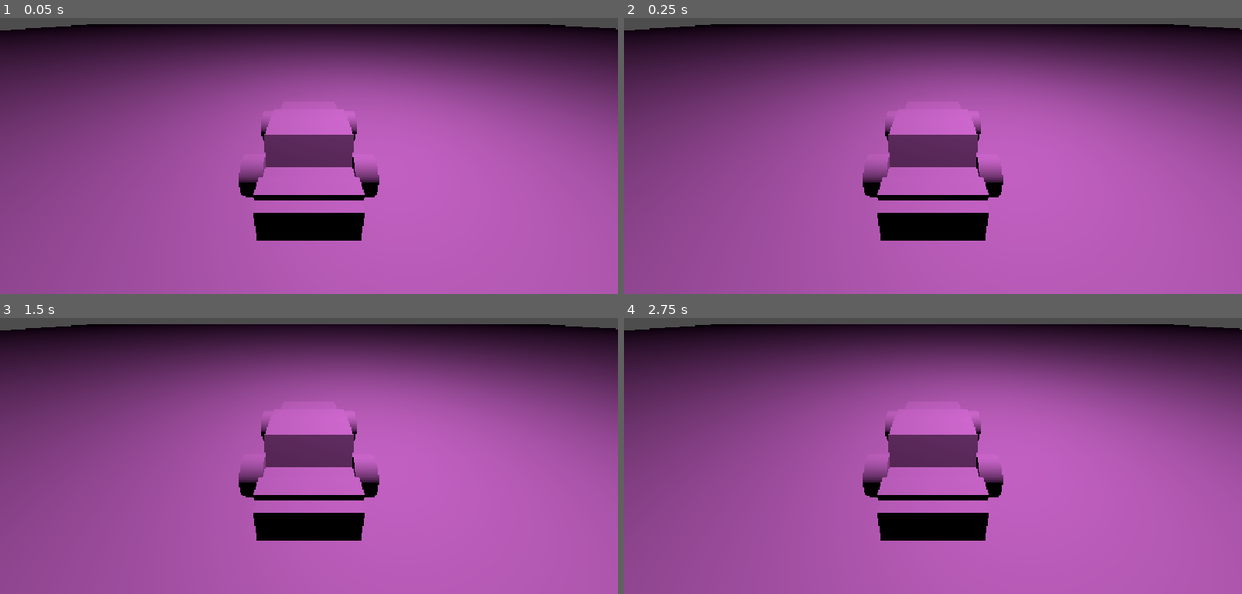
Above: before the commit, frames 1-4 (two rows, left to right).
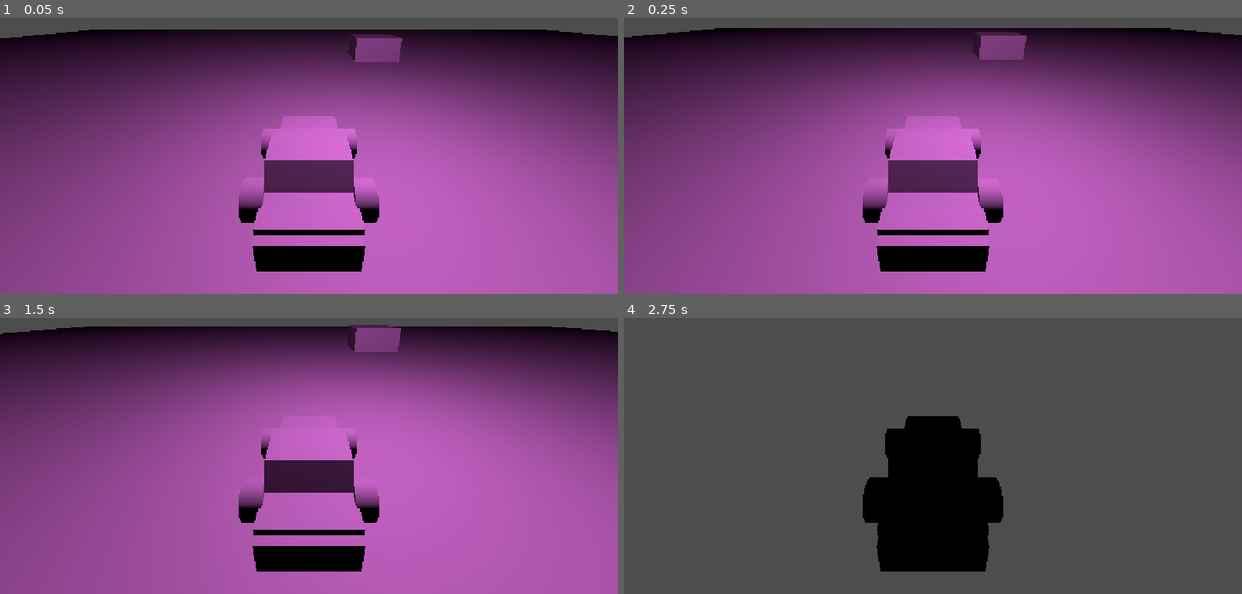
Above: after the commit, the same moments.

Repository: FlameFreezer/170.3
Game: Godot game, scene res://scenes/drive_test_chamber.tscn
Same seed, same stepped clock (60 frames per second), same inputs: the game is played once before the commit and once after it. This scene is started directly instead of the project's main scene.
Inputs:
- Up to frame 1 (0.05 s): no input
- Up to frame 2 (0.25 s): no input
- Up to frame 3 (1.5 s): hold D (steer right) 0.53-1.28 s; hold Shift (clutch) 0.53-1.28 s; tap W (throttle) at 0.8, 1.35 s; tap Enter at 1.25 s; hold Q (downshift) from 1.28 s (still down)
- Up to frame 4 (2.75 s): tap Shift (clutch) at 1.55 s; release Q (downshift) at 2.03 s; hold D (steer right) from 2.03 s (still down); hold Shift (clutch) from 2.03 s (still down); tap W (throttle) at 2.3 s

The runs differ from the first frame. In frame 1, 25% of the frame differs, in the area x 0-100%, y 2-92%; in frame 2, 15%; in frame 3, 9.4%; in frame 4, 95%, in the area x 0-100%, y 2-100%.

Commit message:
testing tools and debugs for simulation

Diff:
--- a/Scripts/Car/chassis.gd
+++ b/Scripts/Car/chassis.gd
@@ -16,7 +16,7 @@
 @export var drag_factor: float = 0.2
 
 @export_category("Transmission variables")
-@export var gear_ratios: Array[float] = [1/500, 1/375, 1/200, 1/125, 1/75, 1/50]
+@export var gear_ratios: Array[float] = [1.0/500, 1.0/375, 1.0/200, 1.0/125, 1.0/75, 1.0/50]
 @export var starting_gear_ratio_index: int = 0
 @export var clutch_response_time: float = 0.5 # In seconds
 
@@ -55,11 +55,10 @@
 	handbrake_input = Input.is_action_pressed("handbrake") as int
 	steering_input = (Input.is_action_pressed("steer right") as int) - (Input.is_action_pressed("steer left") as int)
 	clutch_input = Input.is_action_pressed("clutch") as int
-	shifter_input = (Input.is_action_pressed("upshift") as int) - (Input.is_action_pressed("downshift") as int)
 
 ## Uses Godot's physics engine to apply forces calculated by our physics engine
 func _physics_process(delta: float) -> void:
-	printerr(throttle_input)
+	shifter_input = (Input.is_action_just_pressed("upshift") as int) - (Input.is_action_just_pressed("downshift") as int)
 	var motor_proposed_rpm := motor.propose_rpm(throttle_input, delta)
 	var rear_axle_proposed_rpm := rear_axle.propose_rpm(delta)
 	transmission.update_clutch_state(clutch_input, delta)
@@ -67,9 +66,11 @@
 
 	transmission.transmit_energy(motor_proposed_rpm, rear_axle_proposed_rpm, motor, rear_axle)
 
+
 	var current_velocity = utils.get_vector2(linear_velocity)
 	var current_direction = utils.get_vector2(global_basis.z)
-	var rear_force = rear_axle.get_force_output(current_velocity, current_direction, delta)
-	var front_force = front_axle.get_force_output(current_velocity, current_direction)
+	var rear_force = rear_axle.get_force_output(current_velocity, current_direction, delta) * 1000.0
+	var front_force = front_axle.get_force_output(current_velocity, current_direction) * 1000.0
+	printerr("_physics_process:\nmotor_proposed_rpm: %f\nrear_axle_proposed_rpm: %f\nmotor_true_rpm: %f\nrear_wheels_true_rpm: %f\nrear_force: %v\n" % [motor_proposed_rpm, rear_axle_proposed_rpm, motor.true_rpm, rear_axle.true_rpm, rear_force])
 	apply_force(Vector3(front_force.x, 0, front_force.y), Vector3(0, 0, front_wheel_offset))
 	apply_force(Vector3(rear_force.x, 0, rear_force.y), Vector3(0, 0, rear_wheel_offset))
--- a/Scripts/Car/rear_axle.gd
+++ b/Scripts/Car/rear_axle.gd
@@ -24,9 +24,9 @@
 
 ## Initializes variables and constants at the start of a scene.
 func _init(in_chassis_mass: float, in_front_axle_offset: float, in_rear_axle_offset: float, static_friction_coeff: floa …(191 unchanged characters)…
-	max_static_friction = chassis_mass * static_friction_coeff
-	max_kinetic_friction = chassis_mass * kinetic_friction_coeff
 	chassis_mass = in_chassis_mass
+	max_static_friction = in_chassis_mass * static_friction_coeff
+	max_kinetic_friction = in_chassis_mass * kinetic_friction_coeff
 	front_axle_offset = in_front_axle_offset
 	rear_axle_offset = in_rear_axle_offset
 	wheel_mass = in_wheel_mass
@@ -78,10 +78,9 @@
 func get_force_output(car_velocity: Vector2, car_direction: Vector2, _delta: float) -> Vector2:
 	# determine ground speed of wheels from rpm
 	var proposed_wheel_translation: Vector2 = car_direction.normalized() * wheel_diameter * PI * (true_rpm / 60) * _delta
-
 	# use previous car speed to determine acceleration force demand
-	var acceleration_vector: Vector2 = proposed_wheel_translation - car_velocity
-	var acceleration_force: float = acceleration_vector.length() * chassis_mass
+	var acceleration_demand_vec: Vector2 = proposed_wheel_translation - car_velocity
+	var acceleration_demand_force: float = acceleration_demand_vec.length() * chassis_mass
 
 	# find slip angle and use it to determine cornering force demand
 	var car_normal: Vector2 = Vector2(cos(car_direction.angle() + PI / 2), sin(car_direction.angle() + PI / 2))
@@ -92,23 +91,23 @@
 	slip_force *= front_axle_offset / rear_axle_offset
 
 	# handle slip state changes
-	if (!slipping && acceleration_force + slip_force > max_static_friction):
+	if (!slipping && acceleration_demand_force + slip_force > max_static_friction):
 		slipping = true;
-	elif(slipping && acceleration_force + slip_force < max_kinetic_friction):
+	elif(slipping && acceleration_demand_force + slip_force < max_kinetic_friction):
 		slipping = false;
 
 	# generate and return force vector
-	var accel_vec: Vector2 # acceleration force component
+	var acceleration_output_vec: Vector2 # acceleration force component
 	if (slipping):
-		accel_vec = acceleration_vector.normalized() * min(acceleration_force, max_kinetic_friction / kinetic_friction_accel_factor)
+		acceleration_output_vec = acceleration_demand_vec.normalized() * min(acceleration_demand_force, max_kinetic_friction * kinetic_friction_accel_factor)
 	else:
-		accel_vec = acceleration_vector.normalized() * min(acceleration_force, max_static_friction)
-	var accel_force: float = accel_vec.length() * chassis_mass
+		acceleration_output_vec = acceleration_demand_vec.normalized() * min(acceleration_demand_force, max_static_friction)
+	var acceleration_output_force: float = acceleration_output_vec.length()
 
-	var cornering_vec: Vector2 # cornering force component
+	var cornering_output_vec: Vector2 # cornering force component
 	if (slipping):
-		cornering_vec = slip_motion.normalized() * -1 * min(slip_force, max_kinetic_friction / (1 - kinetic_friction_accel_factor))
+		cornering_output_vec = slip_motion.normalized() * -1 * min(slip_force, max_kinetic_friction * (1 - kinetic_friction_accel_factor))
 	else:
-		cornering_vec = slip_motion.normalized() * -1 * min(slip_force, max_static_friction - accel_force)
+		cornering_output_vec = slip_motion.normalized() * -1 * min(slip_force, max_static_friction - acceleration_output_force)
 
-	return accel_vec + cornering_vec
+	return acceleration_output_vec + cornering_output_vec
--- a/Scripts/Car/transmission.gd
+++ b/Scripts/Car/transmission.gd
@@ -39,8 +39,8 @@
 	if _clutch_state != 1.0:
 		var ideal_rpm := _get_ideal_rpm(motor_proposed_rpm, rear_axle_proposed_rpm, motor, rear_axle)
 		## The percentage of force that the clutch is actually able to apply to the motor and rear axle
-		motor_new_rpm = lerpf(motor.true_rpm, ideal_rpm, _clutch_state)
-		rear_axle_new_rpm = lerpf(rear_axle.true_rpm, ideal_rpm * gear_ratios[current_gear_ratio_index], _clutch_state)
+		motor_new_rpm = lerpf(motor.true_rpm, ideal_rpm, 1.0 - _clutch_state)
+		rear_axle_new_rpm = lerpf(rear_axle.true_rpm, ideal_rpm * gear_ratios[current_gear_ratio_index], 1.0 - _clutch_state)
 	motor.set_true_rpm(motor_new_rpm)
 	rear_axle.set_true_rpm(rear_axle_new_rpm)
 
--- a/scenes/Prefabs/PHCar.tscn
+++ b/scenes/Prefabs/PHCar.tscn
@@ -4,14 +4,19 @@
 [ext_resource type="ArrayMesh" uid="uid://85gi517fuxsg" path="res://Assets/170_3_PH_Tire.obj" id="2_8ty4o"]
 [ext_resource type="Script" uid="uid://ch58kxdecqotd" path="res://Scripts/Car/chassis.gd" id="2_w70d6"]
 
+[sub_resource type="PhysicsMaterial" id="PhysicsMaterial_w70d6"]
+friction = 0.0
+
 [sub_resource type="BoxShape3D" id="BoxShape3D_oajxw"]
 size = Vector3(2, 1, 5)
 
 [node name="PHCar" type="RigidBody3D" unique_id=1930104507]
 mass = 1500.0
+physics_material_override = SubResource("PhysicsMaterial_w70d6")
 script = ExtResource("2_w70d6")
 
 [node name="1703Ph2CarBody" type="MeshInstance3D" parent="." unique_id=1837564033]
+transform = Transform3D(1, 0, 0, 0, 1, 0, 0, 0, 1, 0, -0.49327415, 0.29302418)
 mesh = ExtResource("1_py02g")
 
 [node name="1703PhTireFrontLeft" type="MeshInstance3D" parent="1703Ph2CarBody" unique_id=367701499]
@@ -31,7 +36,6 @@
 mesh = ExtResource("2_8ty4o")
 
 [node name="CollisionShape3D" type="CollisionShape3D" parent="." unique_id=2110563621]
-transform = Transform3D(1, 0, 0, 0, 1, 0, 0, 0, 1, 0, 0.50462645, -0.24359113)
 shape = SubResource("BoxShape3D_oajxw")
 
 [node name="Camera3D" type="Camera3D" parent="." unique_id=952696114]
--- a/scenes/Prefabs/floor_tile.tscn
+++ b/scenes/Prefabs/floor_tile.tscn
@@ -1,10 +1,14 @@
 [gd_scene format=3 uid="uid://ccvhph1gnwwti"]
+
+[sub_resource type="PhysicsMaterial" id="PhysicsMaterial_4mfdp"]
+friction = 0.0
 
 [sub_resource type="HeightMapShape3D" id="HeightMapShape3D_2e8lr"]
 
 [sub_resource type="PlaneMesh" id="PlaneMesh_62yfg"]
 
 [node name="FloorTile" type="StaticBody3D" unique_id=1666266216]
+physics_material_override = SubResource("PhysicsMaterial_4mfdp")
 
 [node name="CollisionShape3D" type="CollisionShape3D" parent="." unique_id=370967155]
 shape = SubResource("HeightMapShape3D_2e8lr")
--- a/scenes/drive_test_chamber.tscn
+++ b/scenes/drive_test_chamber.tscn
@@ -3,16 +3,26 @@
 [ext_resource type="PackedScene" uid="uid://ccvhph1gnwwti" path="res://scenes/Prefabs/floor_tile.tscn" id="1_4mfdp"]
 [ext_resource type="PackedScene" uid="uid://bkx6w4rf3e4w0" path="res://scenes/Prefabs/PHCar.tscn" id="2_ivdt8"]
 
+[sub_resource type="PhysicsMaterial" id="PhysicsMaterial_4mfdp"]
+friction = 0.0
+
+[sub_resource type="BoxMesh" id="BoxMesh_oajxw"]
+
 [node name="drive_test_chamber" type="Node3D" unique_id=776402177]
 
 [node name="FloorTile" parent="." unique_id=1666266216 instance=ExtResource("1_4mfdp")]
 transform = Transform3D(128, 0, 0, 0, 128, 0, 0, 0, 128, 0.0028693676, 0, 0.004810095)
+physics_material_override = SubResource("PhysicsMaterial_4mfdp")
 
 [node name="PHCar" parent="." unique_id=1930104507 instance=ExtResource("2_ivdt8")]
-transform = Transform3D(1, 0, 0, 0, 1, 0, 0, 0, 1, -2.5200164, 0, 0.48898888)
+transform = Transform3D(1, 0, 0, 0, 1, 0, 0, 0, 1, -2.5200164, 1.4524031, 0.48898888)
 
 [node name="OmniLight3D" type="OmniLight3D" parent="." unique_id=421569984]
 transform = Transform3D(1, 0, 0, 0, 1, 0, 0, 0, 1, 0, 9.193104, 0)
 light_color = Color(1, 0.5058824, 1, 1)
 light_energy = 16.0
 omni_range = 100.0
+
+[node name="MeshInstance3D" type="MeshInstance3D" parent="." unique_id=58333088]
+transform = Transform3D(5, 0, 0, 0, 5, 0, 0, 0, 5, 5.2575836, 1.9073486e-06, -23.027828)
+mesh = SubResource("BoxMesh_oajxw")
